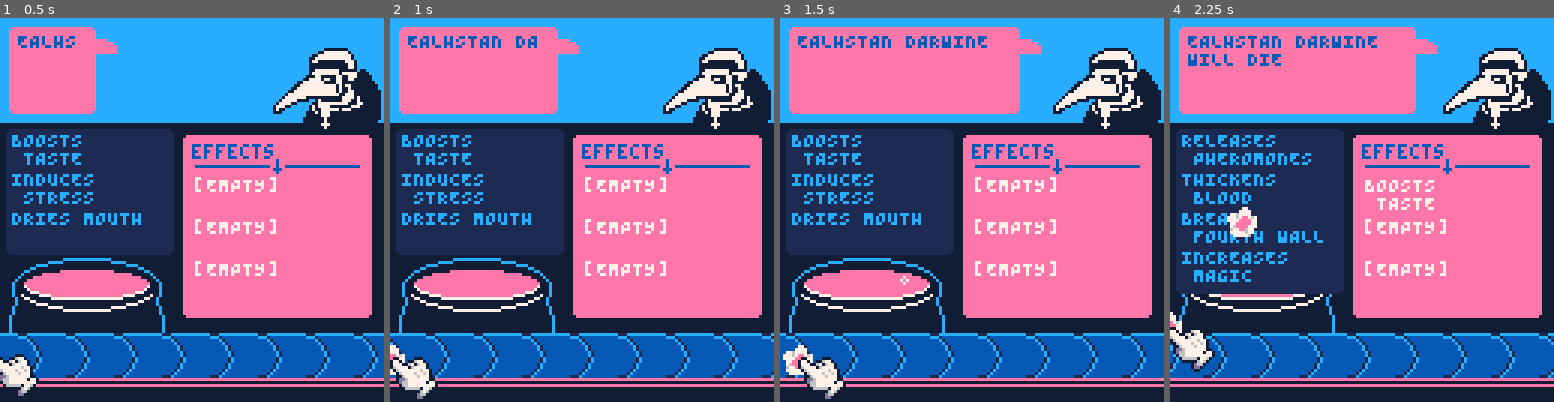
Above: before the commit, frames 1-4 (left to right).
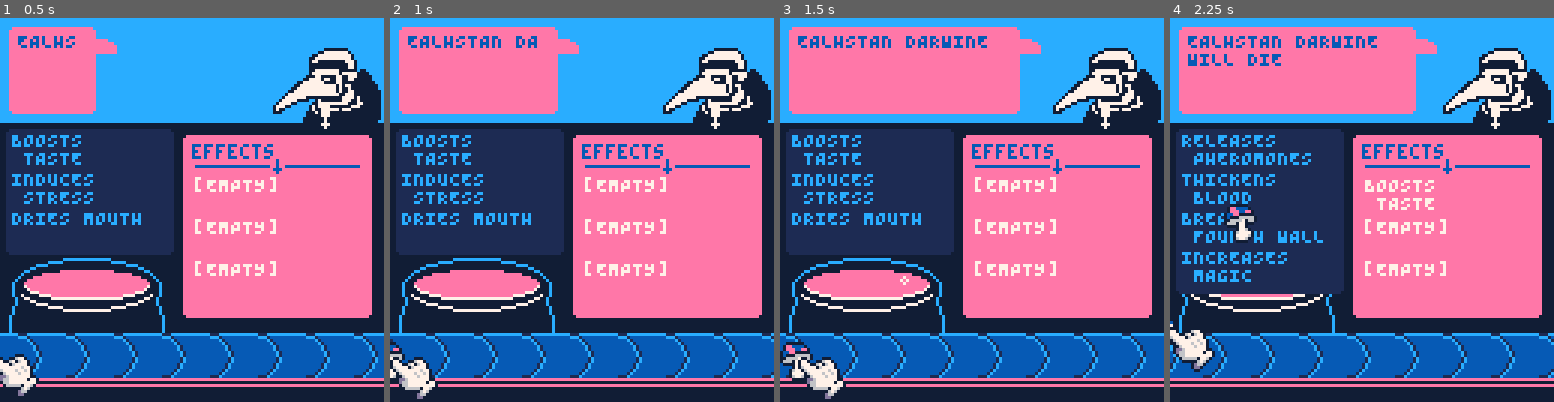
Above: after the commit, the same moments.

Repository: Yolwoocle/minijam_112
Game: PICO-8 cartridge minijam112.p8
Two runs of this game, one before a commit and one after it. Both use one fixed random seed, a clock stepped at 60 frames per second and the inputs below.
Inputs:
- Up to frame 1 (0.5 s): tap X (X key) at 0.33 s
- Up to frame 2 (1 s): tap O (Z key) at 0.7 s
- Up to frame 3 (1.5 s): tap X (X key) at 1.07 s
- Up to frame 4 (2.25 s): hold Right 1.6-2.1 s; tap O (Z key) at 1.7, 2.1 s; tap X (X key) at 1.85 s; hold Up from 2.15 s (still down)

Frame 1 is identical in both runs. In frame 2, 0.2% of the frame differs, in the area x 0-4%, y 84-95%; in frame 3, 0.5%; in frame 4, 0.7%, in the area x 0-23%, y 48-86%.

Commit message:
Moar ingredients!!!!!!

Diff:
--- a/minijam112.p8
+++ b/minijam112.p8
@@ -389,8 +389,10 @@
 last_names=split"GRAHAMES,HUMES,HARFORDE,DARWINE,GOODEE,ELWINE,EDISONE,SWEETE,TATUME,DYRE,BYRD,WEBBE,HEDLEYE,EVERLYE,HARRISE,FAIRBAIRNS,WESTCOTTE,EDGARE"
 
 function generate_ingredient()
+	local sprite = 64 + flr(rnd(5))*2
+	if(rnd()<.5) sprite = 96 + flr(rnd(8))*2
 	local gen_ingr={
-		_s=rnd{102,98},
+		_s=sprite,
 		effects={},
 		effects_modified={},
 	}
Not shown, changed: 31 lines of the sprite sheet (__gfx__) section of minijam112.p8
Not shown, changed: sheet.png
